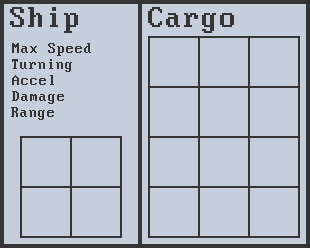
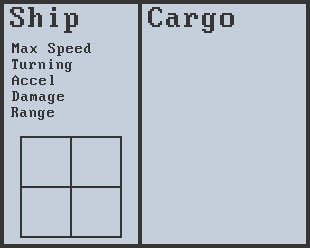
Two versions of the same layered image (310x248). Layer-by-layer changes:
hid "inventory slot copy 5" over [148, 36, 300, 88]
hid "inventory slot copy 4" over [148, 86, 300, 138]
hid "inventory slot copy 3" over [148, 136, 300, 188]
hid "inventory slot copy 2" over [148, 186, 300, 238]
